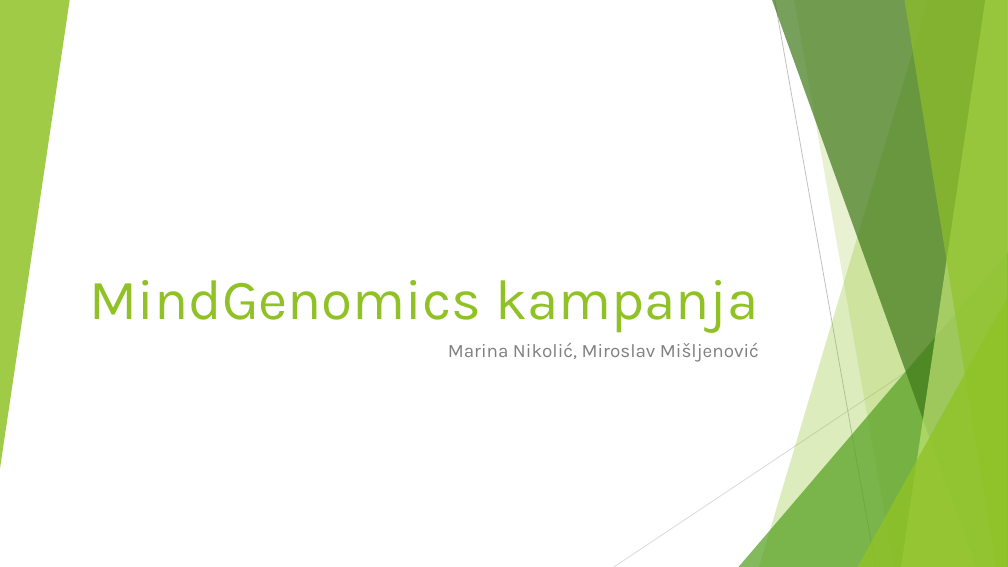
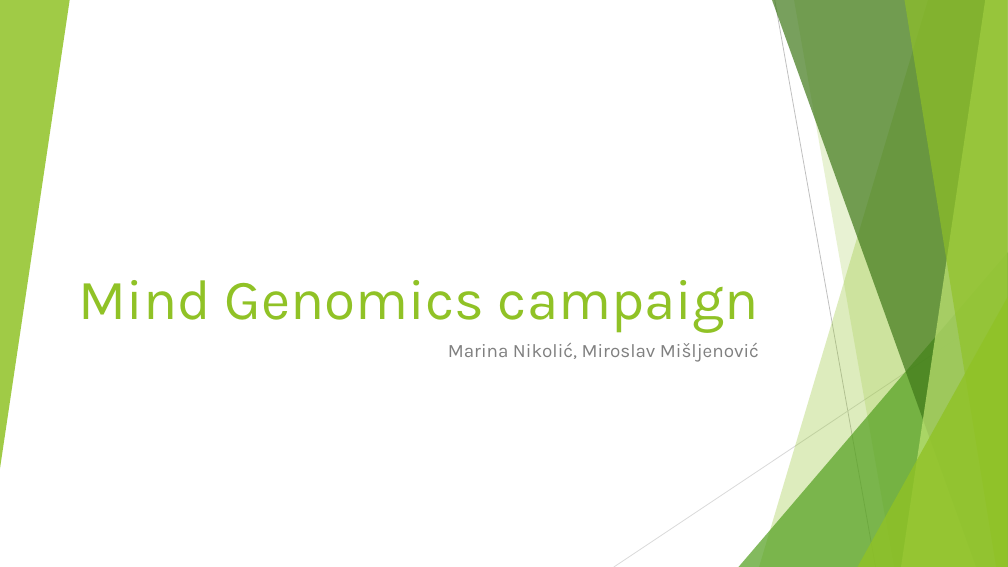
Before and after one commit to MarinaNikolic/UPR, a slide deck: slide 1 of mindgenomix-english.pptx. Drawn at 1008x567 pixels with LibreOffice and Linux fonts; fonts in the diff are those of the drawing. Boxes give left, top, right and bottom in pixels: in the first picture for what was removed or moved away, otherwise in the second. Text is boxed around its words. In the diff, an @@ line names an element or a change of style, - is before the commit and + after.

```diff
--- a/mindgenomix-english.pptx
+++ b/mindgenomix-english.pptx
@@ title at <box>79,280,759,333</box>: text changed @@
-MindGenomics kampanja
+Mind Genomics campaign
```
Also in this commit, not shown: 9 other slides changed.
